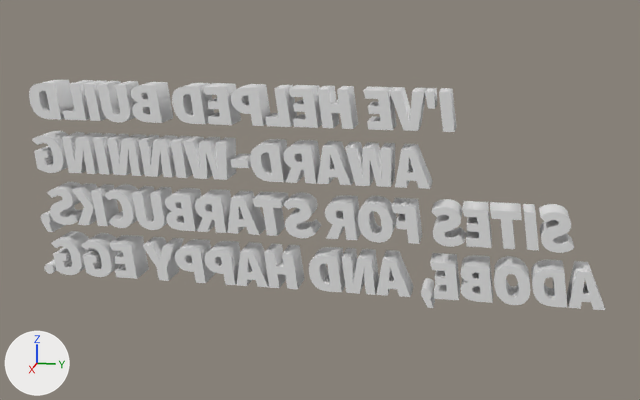
The Blender file blender/text2.blend: old version first, new version second.
One viewpoint serves both versions: a camera (50 mm lens) standing at (26.1, 6.98, 5.33) and looking at (-0.02, 1.75, -1.2). Lighting does not change. The marker at lower left points along +X, +Y and +Z.

The first picture shows 'B uild', 'H elped', 'S ites', 'W inning', 'a N d', 'a W ard', 'adbe a D obe', 'an D', 'awar D', 'buil D', 'f O r', 'sbux starbuc K s'.
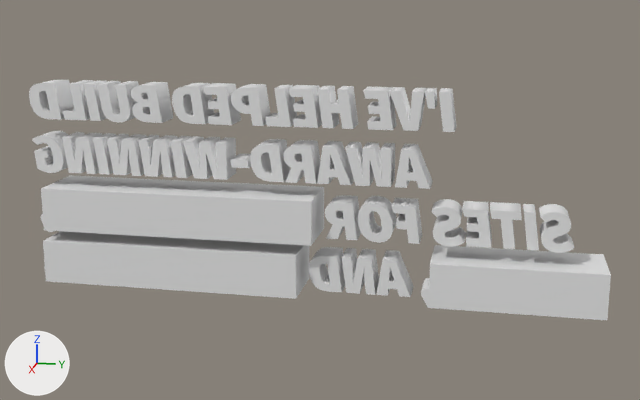
Boxes [x1, y1, x2, y2] around the edits, measured in the pictures (640 x 400 px):
'sbux_linkbox', added: after [41, 176, 324, 246]
'hegg_linkbox', added: after [43, 231, 310, 299]
'adbe_linkbox', added: after [429, 245, 611, 320]
'hegg H appy', unchanged, covered by the edit: before [264, 244, 304, 290]
'adbe ad O be', unchanged, covered by the edit: before [494, 256, 530, 305]
'adbe a D obe', unchanged, covered by the edit: before [531, 260, 567, 308]
'sbux starbuc K s', unchanged, covered by the edit: before [72, 183, 119, 226]

Diff of the bpy script that builds the scene:
```diff
--- a/blender/text2.blend.py
+++ b/blender/text2.blend.py
@@ me_cube_002 @@
+me_cube_002.from_pydata(...)  # a box spanning x -1.0..1.0, y -1.0..1.0, z -1.0..1.0
@@ ob_adbe_linkbox @@
+ob_adbe_linkbox = bpy.data.objects.new('adbe_linkbox', me_cube_002)
+ob_adbe_linkbox.location = (0.0, 7.81, -3.41)
+ob_adbe_linkbox.scale = (1.0, 2.55, 0.685)
@@ ob_hegg_linkbox @@
+ob_hegg_linkbox = bpy.data.objects.new('hegg_linkbox', me_cube_002.copy())
+ob_hegg_linkbox.location = (0.0, -2.95, -3.41)
+ob_hegg_linkbox.scale = (1.0, 4.16, 0.685)
@@ ob_sbux_linkbox @@
+ob_sbux_linkbox = bpy.data.objects.new('sbux_linkbox', me_cube_002.copy())
+ob_sbux_linkbox.location = (0.0, -2.67, -1.69)
+ob_sbux_linkbox.scale = (1.0, 4.37, 0.685)
```
